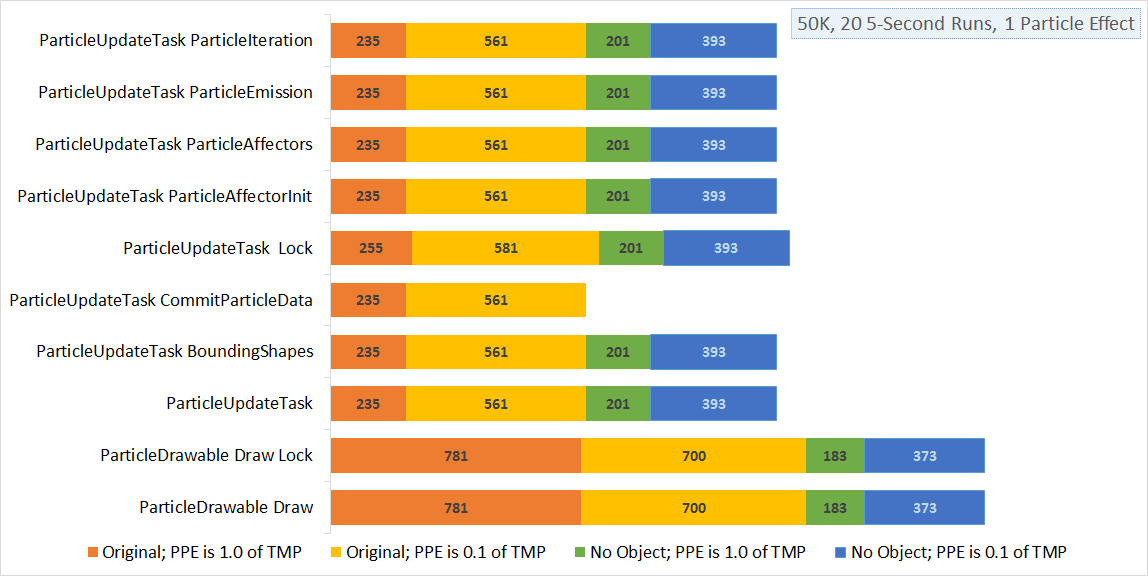
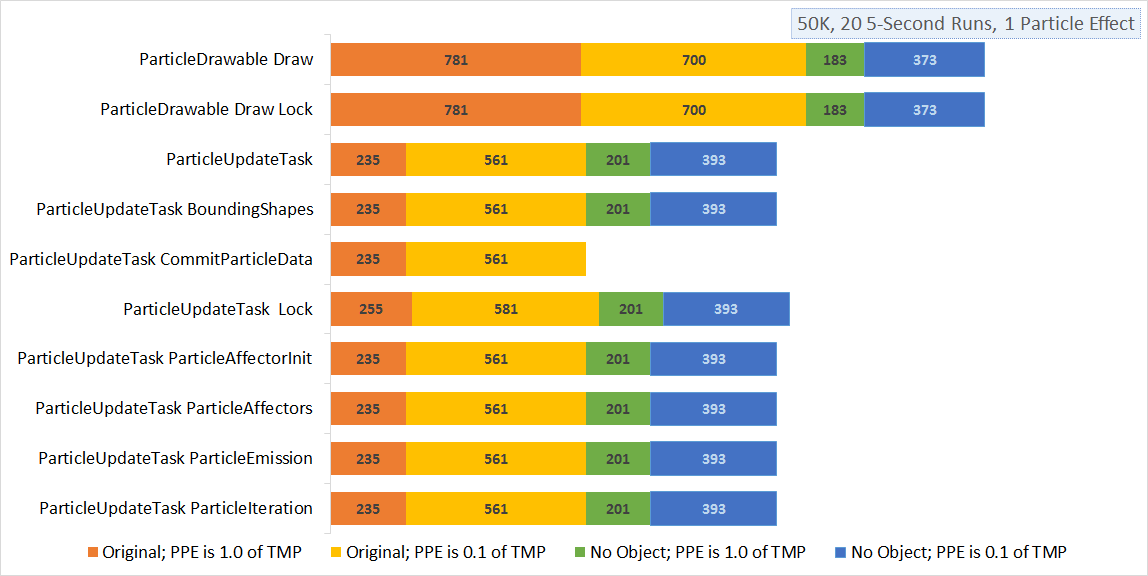
Layers edited between the first and the second 1148x576 image:
added layer "Layer 4" above "Layer 3" over (10, 14, 985, 526)
